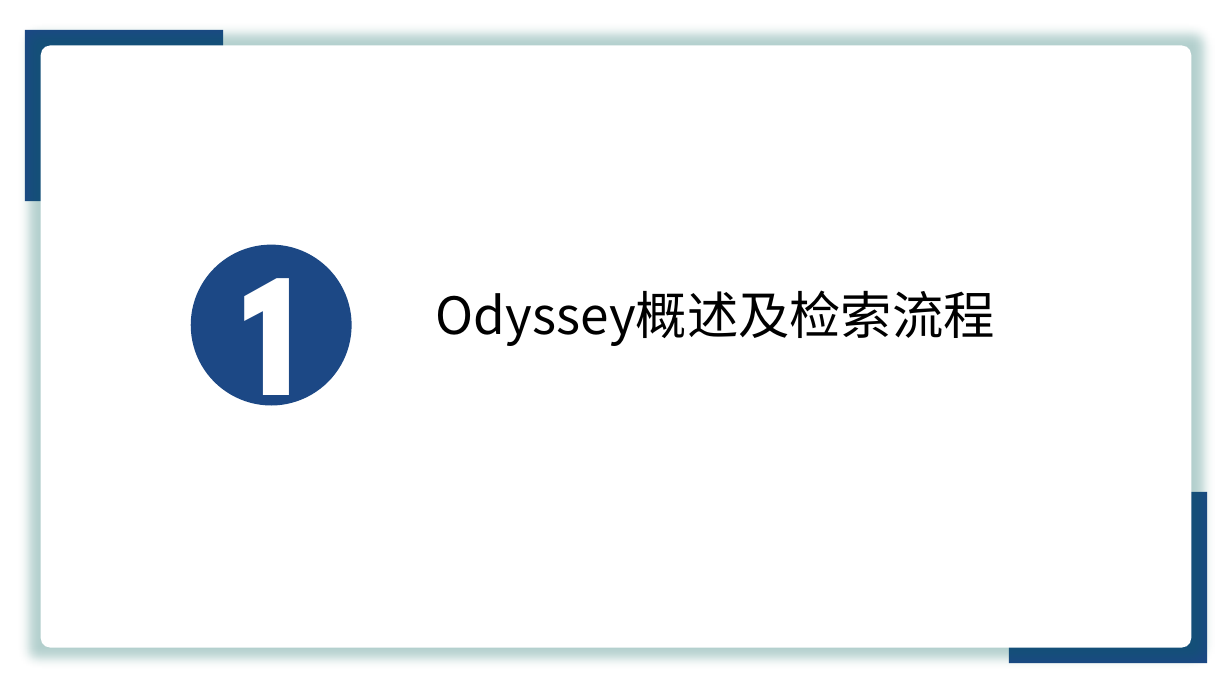
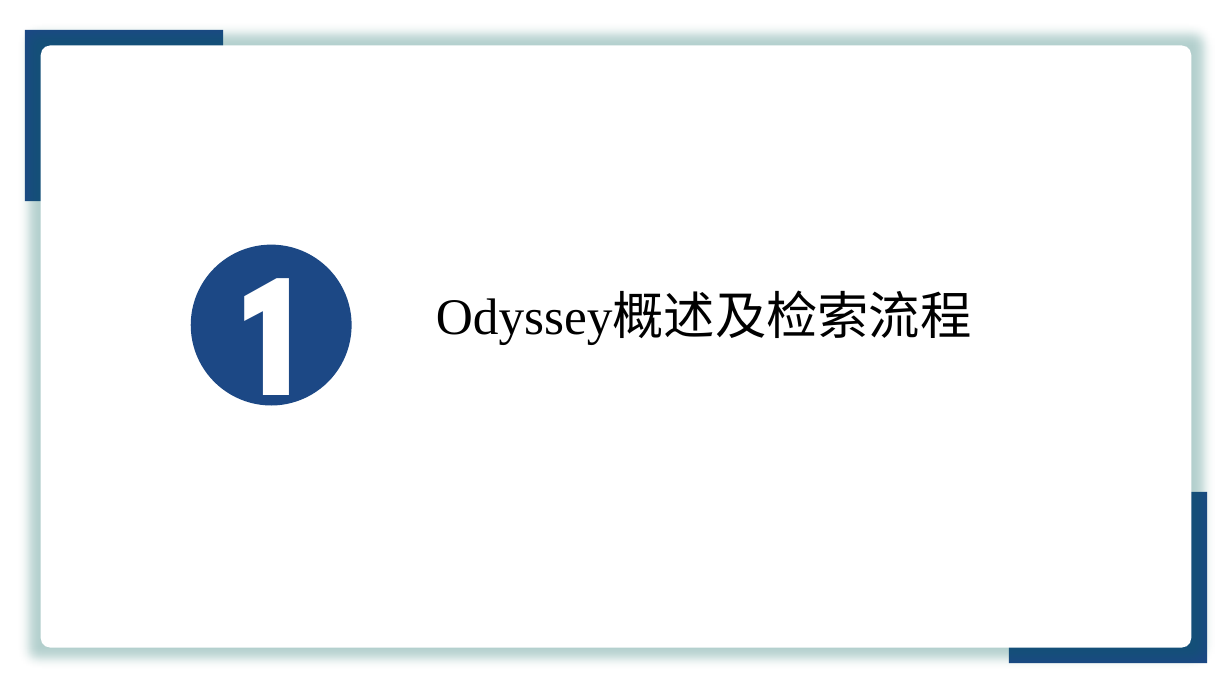
Before and after one commit to Capsfly/intern_share_info, a slide deck: slide 3 of 串讲.pptx. Drawn at 1232x693 pixels with LibreOffice and Linux fonts; fonts in the diff are those of the drawing. Boxes give left, top, right and bottom in pixels: in the first picture for what was removed or moved away, otherwise in the second. Text is boxed around its words. In the diff, an @@ line names an element or a change of style, - is before the commit and + after.

```diff
--- a/串讲.pptx
+++ b/串讲.pptx
@@ text "Odyssey概述及检索流程" at [436, 293, 972, 344]: font Noto Sans CJK SC to Times New Roman @@
```
Also in this commit, not shown: 5 other slides changed, 10 slides added, 5 slides removed, 1 other file.
